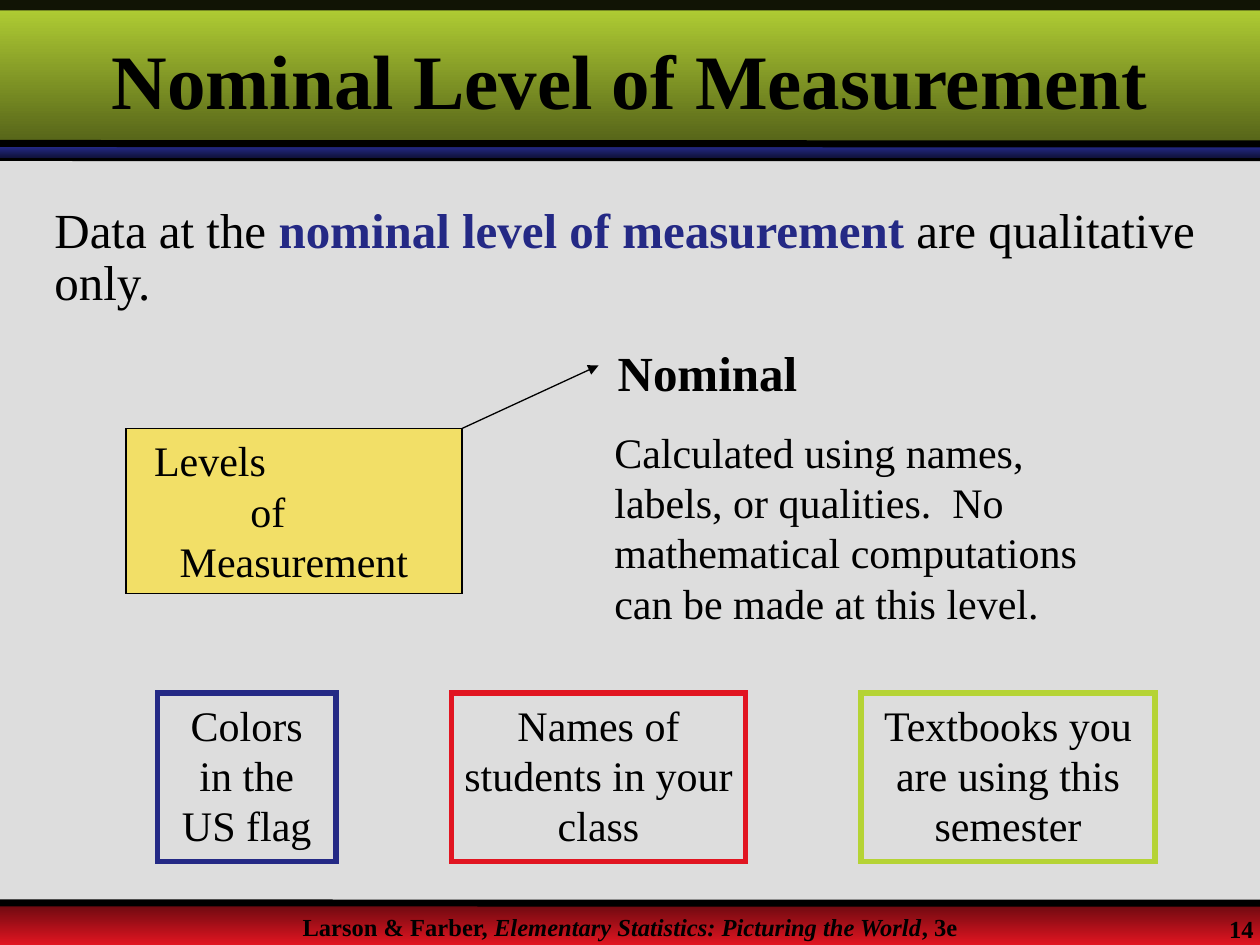
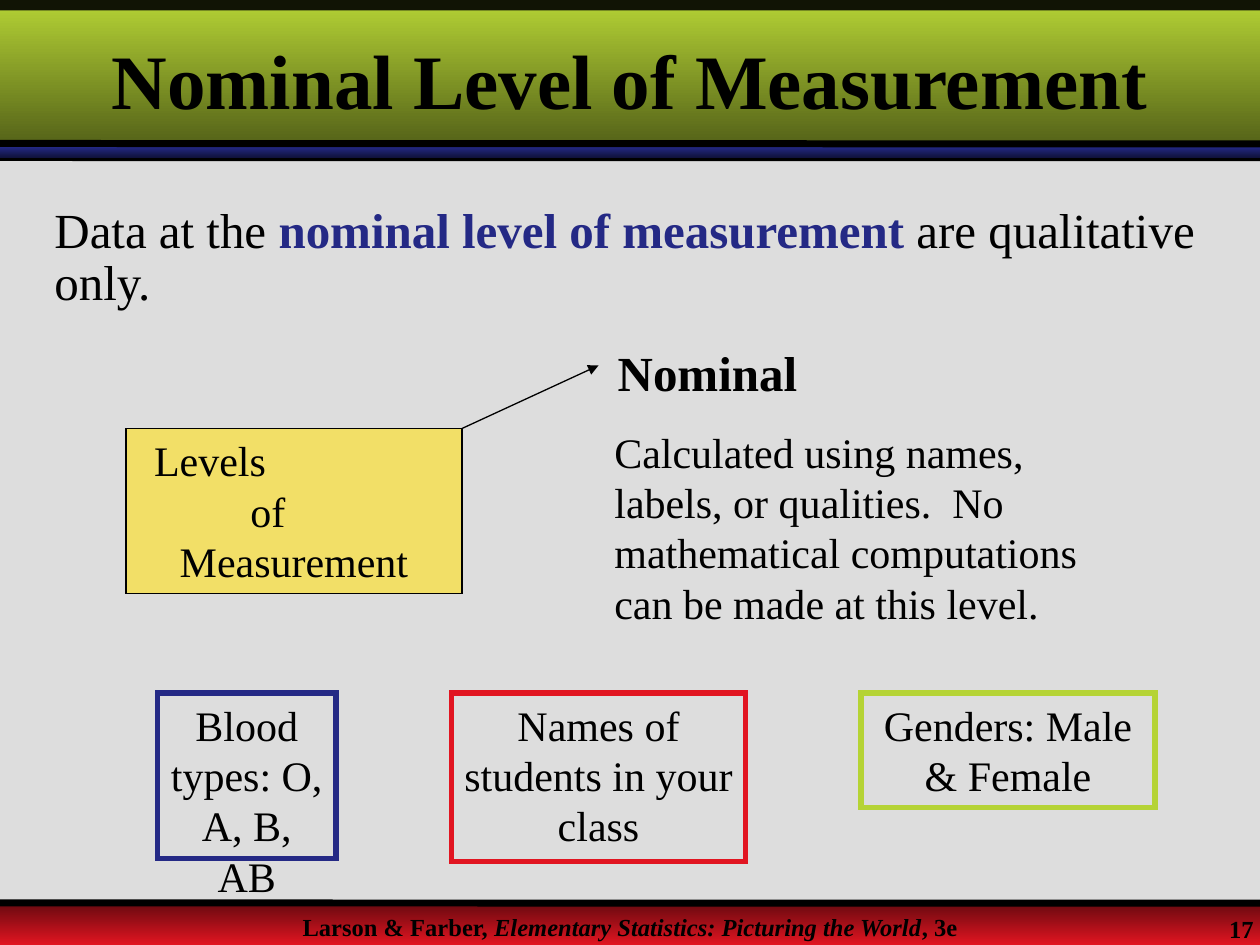
Before and after one commit to MMabaso/Quantitative-Techniques-Lecture, a slide deck: slide 17 of QTS105D/Lecture1.pptx (slide 14 before the commit). Drawn at 1260x945 pixels with LibreOffice and Linux fonts; fonts in the diff are those of the drawing; background and template pictures are left out. Boxes give left, top, right and bottom in pixels: in the first picture for what was removed or moved away, otherwise in the second. Text is boxed around its words. In the diff, an @@ line names an element or a change of style, - is before the commit and + after.

```diff
--- a/QTS105D/Lecture1.pptx
+++ b/QTS105D/Lecture1.pptx
@@ rectangle "Blood types: O, A, B, ...": place and size @@
-rectangle "Blood types: O, A, B, ..." at (158, 693, 336, 862)
+rectangle "Blood types: O, A, B, ..." at (158, 693, 336, 858)
@@ text in rectangle at (171, 712, 323, 901): text changed @@
-Colors in the US flag
+Blood types: O, A, B, AB
@@ rectangle "Genders: Male & Female": place and size @@
-rectangle "Genders: Male & Female" at (861, 693, 1154, 862)
+rectangle "Genders: Male & Female" at (861, 693, 1154, 808)
@@ text in rectangle at (884, 712, 1132, 792): text changed @@
-Textbooks you are using this semester
+Genders: Male & Female
@@ page number at (1229, 921, 1254, 943): text changed @@
-14
+17
```
Also in this commit, not shown: 9 other slides changed, 9 slides added, 2 slides removed.
